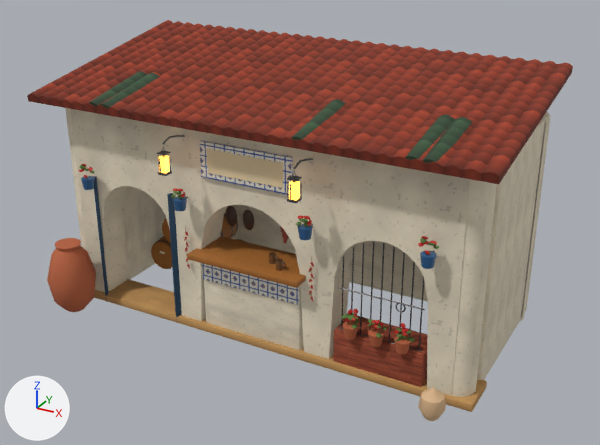
Two versions of the Blender file models/src/tavern-venta.blend, one commit apart.
Before and after are seen from a 50 mm lens placed at (7.34, -12.8, 8.44), pointed at (0.33, -0.05, 2.06). The lights are fixed; the arrows at lower left show +X, +Y and +Z. The picture after the commit comes second.

The scene before the commit, as lines of its bpy script (objects in view):
```python
ob_sign_face = bpy.data.objects.new('sign_face', me_sign_face)
ob_sign_face.location = (0.0, -1.44, 3.55)
ob_tavern_venta = bpy.data.objects.new('tavern_venta', me_tavern_venta)
ob_tavern_venta.location = (0.0, 0.0, 0.0)
```
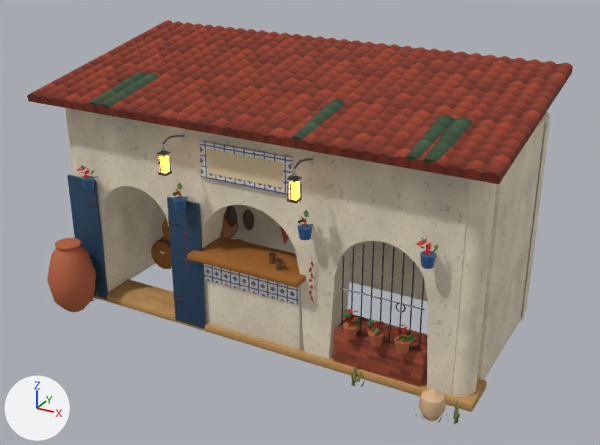
Changed parts and their boxes (x1, y1, x2, y2) in the pictures (600 x 445 px; the box of a moved part takes in the faces that stretch with it):
'tavern_venta', reshaped: before (27, 20, 573, 421); after (27, 20, 573, 424)
part 1 of me_tavern_venta, moved or reshaped: before (93, 176, 109, 302); after (67, 175, 108, 299)
part 2 of me_tavern_venta, moved or reshaped: before (167, 193, 182, 319); after (167, 197, 206, 329)
part 3 of me_tavern_venta, deleted: before (82, 164, 439, 342)
part 4 of me_tavern_venta, moved or reshaped: before (295, 218, 437, 339); after (298, 210, 484, 424)
part 5 of me_tavern_venta, moved or reshaped: before (79, 167, 95, 174); after (77, 166, 94, 178)
part 6 of me_tavern_venta, moved or reshaped: before (171, 191, 182, 198); after (172, 183, 183, 196)
part 7 of me_tavern_venta, surface changed: (165, 212, 508, 386) in both

The change in detail:
Material 'Grass_Dry' (mat_grass_dry) is new.
Its base color is (0.323, 0.254, 0.0685) (yellow #9a8a4a).
Its roughness is 0.95.
Material 'Grass' (mat_grass) is new.
Its base color is (0.147, 0.195, 0.0423) (dark green #6b7a3a).
Its roughness is 0.95.
me_tavern_venta is used by ob_tavern_venta; location (0.0, 0.0, 0.0).
me_tavern_venta had 9568 vertices, 9813 faces and spanned x -4.52..4.52, y -2.41..2.42, z 0.0..5.09.
me_tavern_venta now has 8896 vertices, 8431 faces and spans x -4.52..4.52, y -2.41..2.42, z 0.0..5.09.
me_tavern_venta part 1: the loose piece of 56 vertices spanning x -3.98..-3.44, y -1.45..-0.79, z 0.0..2.74 is multiplied about its middle by the matrix ((0.545, -0.687, 0.0), (0.783, 0.622, 0.0), (0.0, 0.0, 0.953)), then moved by (-0.1, -0.3, 0.0).
me_tavern_venta part 2: the loose piece of 56 vertices spanning x -1.72..-1.18, y -1.45..-0.79, z 0.0..2.74 is multiplied about its middle by the matrix ((0.545, 0.687, 0.0), (-0.783, 0.622, 0.0), (0.0, 0.0, 0.953)), then moved by (0.1, -0.3, 0.0).
me_tavern_venta part 3: 50 loose pieces with 1000 vertices, spanning x -3.62..3.63, y -1.71..-1.33, z 1.0..3.06, are deleted.
me_tavern_venta part 4: 5 vertices moved within x 1.21..2.62, y -1.66..-1.43, z 1.16..2.92; 368 vertices removed from x 1.14..3.58, y -1.74..-1.34, z 1.05..3.0; 551 vertices added at x 0.38..4.4, y -2.07..2.38, z 0.0..3.07.
me_tavern_venta part 5: 2 vertices moved within x -3.56..-3.47, y -1.65..-1.54, z 2.93..2.95; 75 vertices removed from x -3.63..-3.31, y -1.67..-1.52, z 2.9..3.0; 40 vertices added at x -3.65..-3.32, y -1.76..-1.51, z 2.82..3.0.
me_tavern_venta part 6: 2 vertices moved within x -1.37, y -1.63..-1.54, z 2.85..2.86; 56 vertices removed from x -1.44..-1.3, y -1.72..-1.5, z 2.81..2.92; 41 vertices added at x -1.46..-1.2, y -1.73..-1.49, z 2.8..3.07.
me_tavern_venta part 7: 268 kept faces spanning x -4.27..4.27, y -1.39..2.34, z 0.0..4.19 get new texture (UV) coordinates.
Other edits to the shape of me_tavern_venta do not show in these pictures.
me_tavern_venta gains material mat_grass (dark green #6b7a3a).
me_tavern_venta gains material mat_grass_dry (yellow #9a8a4a).
